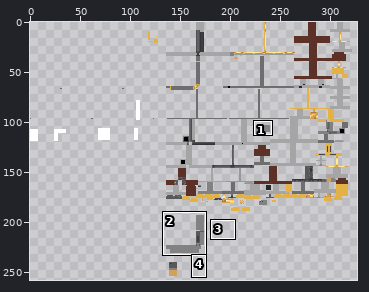
Edited in one commit: sprite sheet (src/main/resources/assets/cgs/textures/guns/shotgun/shotgun.png). The first picture is a wide view before the edit; the outline marks the close-up.
Close-up. Earlier state:
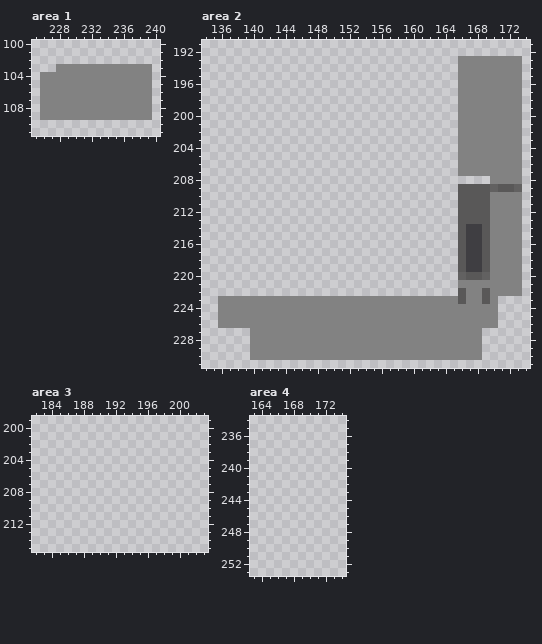
The file is 512x512 pixels. Colours within 5 levels of each other are drawn and written as one. Shown: area 1: x 225..240, y 100..111; area 2: x 134..174, y 191..231; area 3: x 182..203, y 199..215; area 4: x 163..174, y 234..253. The wide view leaves out empty margins. The commit also changed other parts of the picture, which this record leaves out.
The result:
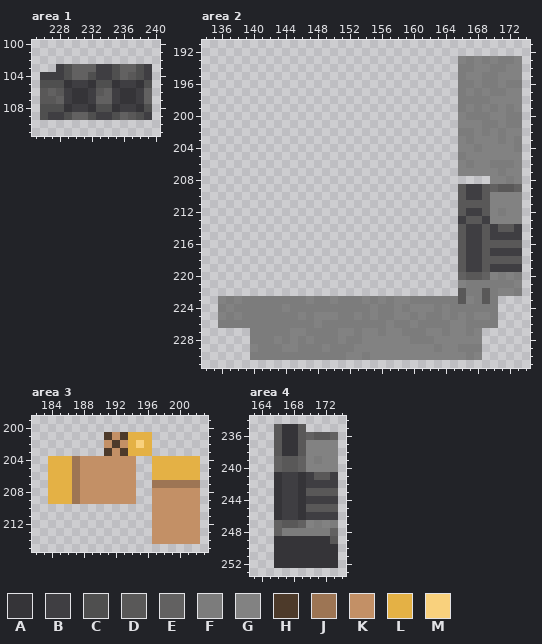
Palette (. is transparent): A #353438  B #3f3e42  C #4f4f4f  D #595858  E #626161  F #7c7c7c  G #828282  H #4d3a2a  J #9d7554  K #c39066  L #e4b145  M #f9d17d
The edit:
Changed rows in their new state; - is an unchanged pixel.
Area 1:
first column x 226:
103 --BCEEEBBCEECB
104 BBBCEECBBCEDCB
105 CCCABBACCABBAC
106 DEDBAABDEBAABE
107 DDEBAABEEBAABE
108 CCCABBACCABBAC
109 CBBCEECBBCEDCB
Area 2:
first column x 136:
193 -------------------------------F-F-FF-
194 ------------------------------FF--FF--
195 ------------------------------F--FF---
196 ------------------------------FF-FF-FF
197 ------------------------------F-F-FF--
198 ------------------------------FFFF----
199 ------------------------------F-F-F-F-
200 -------------------------------FFF--FF
201 ---------------------------------FF-FF
202 ------------------------------FF-F-F--
203 -------------------------------F---F-F
204 --------------------------------F----F
205 ------------------------------F-------
206 -------------------------------F--FFF-
207 -----------------------------------F--
208 ------------------------------------F-
209 -------------------------------BB-----
210 -------------------------------BB-----
212 -------------------------------BB--F--
213 ------------------------------B--B----
214 ----------------------------------BDDB
215 ----------------------------------BBBB
216 ----------------------------------DDDD
217 ----------------------------------BBBB
218 ----------------------------------DDDD
219 ----------------------------------BBBB
220 -----------------------------------F-F
221 -------------------------------FFFFFF-
222 -------------------------------FF-F--F
223 -F-FFFFFFFF-FF-FFF-F-F--FFFFFF--F-F---
224 F-FFFFFF-FFFFFFFFFF-FF-F---F-FFFFFF---
225 -F-FFFFFFF-F---FF-F-FF--F-FF-F-F--F---
226 FFFFFFFFFFFF-FFFFFFFF-FF-FFFF--FFFF---
227 ----FFFFF--FFFF--F--F--FFF--F--F------
228 ----FFF-F-F-FFF-FF------FFF-----------
229 -----FFF--FFF-FFF----------F--FFF-----
230 ----FFFFFFFFFFFF--F------------F------
Area 3:
first column x 184:
201 -------HKHLLL------
202 -------KHKLML------
203 -------HKHLLL------
204 LLLJKKKKKKK--LLLLLL
205 LLLJKKKKKKK--LLLLLL
206 LLLJKKKKKKK--LLLLLL
207 LLLJKKKKKKK--JJJJJJ
208 LLLJKKKKKKK--KKKKKK
209 LLLJKKKKKKK--KKKKKK
210 -------------KKKKKK
211 -------------KKKKKK
212 -------------KKKKKK
213 -------------KKKKKK
214 -------------KKKKKK
Area 4:
first column x 166:
235 DAAD----
236 DAADEDDE
237 DAADGGGG
238 DAADGGGG
239 EDDEGFGG
240 EDDEGGGG
241 ABBABDDB
242 ABBABBBB
243 ABBADDDD
244 ABBABBBB
245 ABBADDDD
246 ABBABBBB
247 EDDEGFGF
248 EFFFFFFE
249 AAAAAAAD
250 AAAAAAAA
251 AAAAAAAA
252 AAAAAAAA
Pixel boxes of the changes (left, top, right, bottom) in both close-ups:
changed: (40, 64, 152, 120)
changed: (218, 56, 522, 360)
added: (48, 432, 200, 544)
added: (274, 424, 338, 568)
